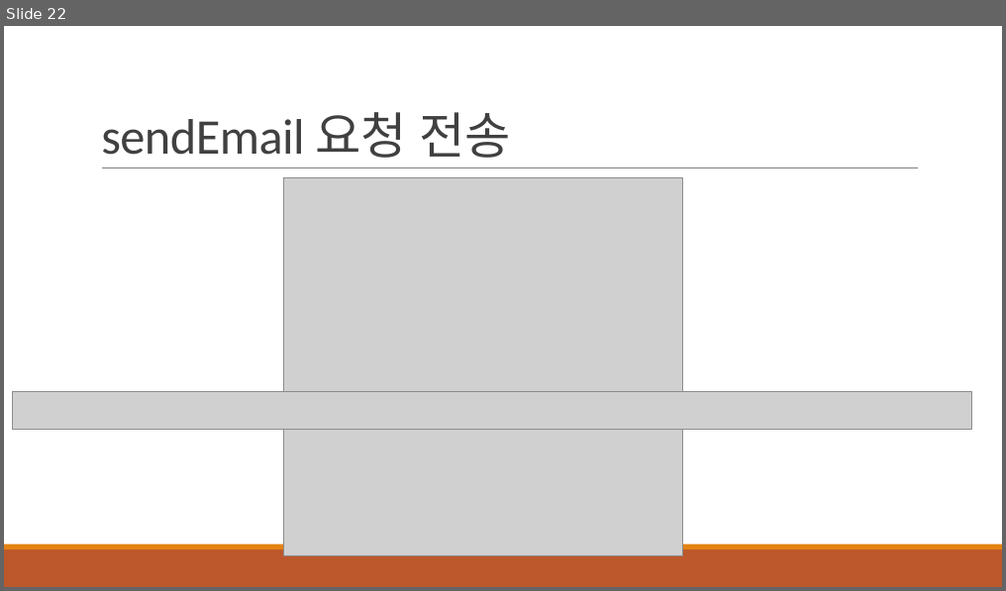
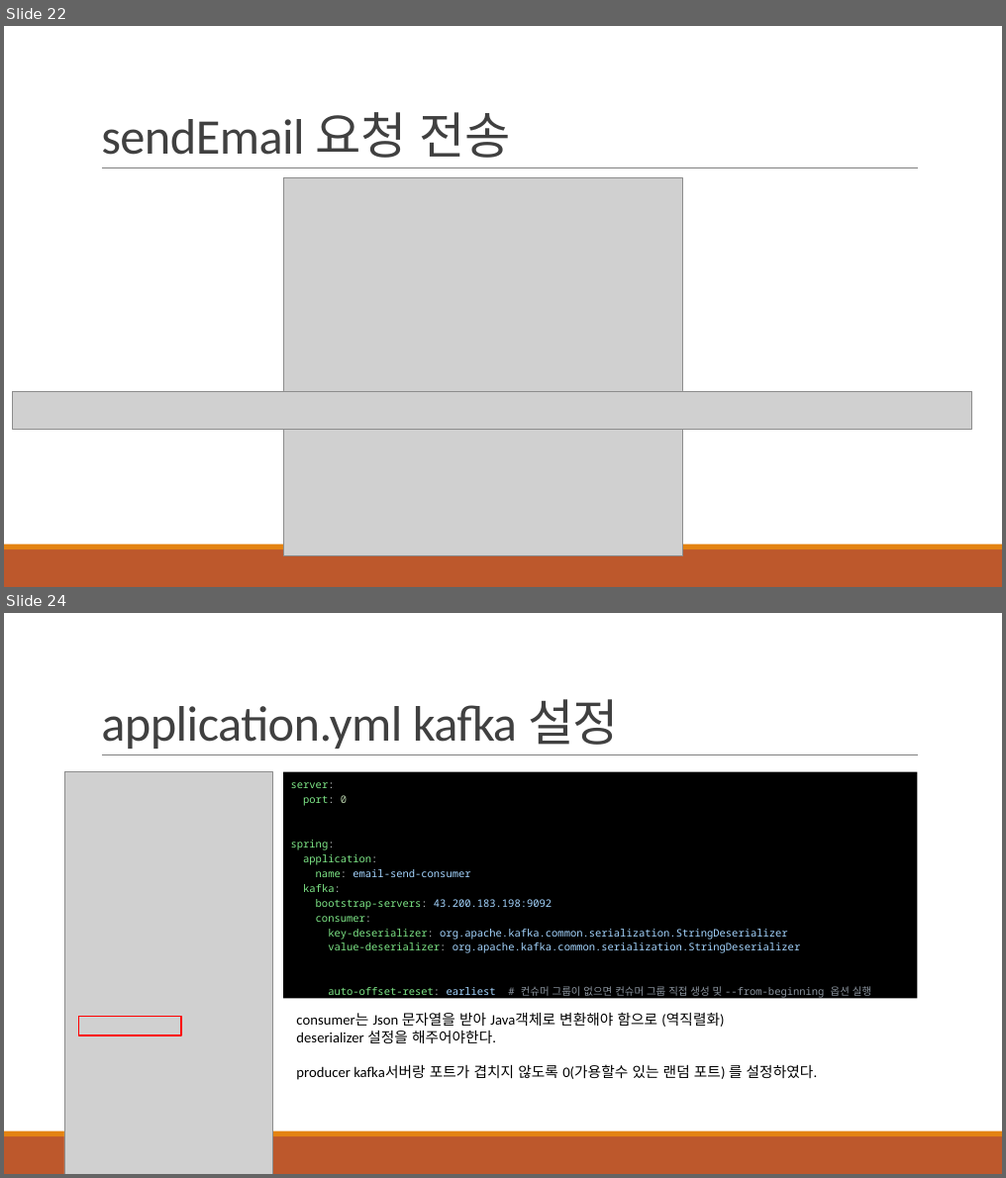
Before and after one commit to khb3025/kafka, a slide deck: ppt/2.Kafka 기본 개념.pptx. Shown one above the other, each under a label of ours: slide 22 before the commit, slides 22 and 24 after it; the slides between them are not shown. The pictures are 1006x591 and 1006x1178 pixels, drawn with LibreOffice and Linux fonts; fonts in the diff are those of the drawing; grey boxes stand for pictures. Boxes give left, top, right and bottom in pixels: in the first picture for what was removed or moved away, otherwise in the second. Text is boxed around its words. In the diff, an @@ line names an element or a change of style, - is before the commit and + after.

Commit message:
feat : springboot(kafka consumer서버) 작성

```diff
--- a/ppt/2.Kafka 기본 개념.pptx
+++ b/ppt/2.Kafka 기본 개념.pptx
@@ slide 24 added at <box>4,613,1002,1174</box>, background #FFFFFF; not listed: 3 template elements that a slide beside it also shows @@
@@ title added at <box>101,699,619,749</box>, 48 pt, text #404040 @@
+application.yml kafka 설정
@@ picture added at <box>64,772,272,1174</box> @@
@@ rectangle added at <box>283,772,918,999</box>, fill #000000, 10 pt, text #A5D6FF @@
+server:
+port: 0
+spring:
+application:
+name: email-send-consumer
+kafka:
+bootstrap-servers: 43.200.183.198:9092
+consumer:
+key-deserializer: org.apache.kafka.common.serialization.StringDeserializer
+value-deserializer: org.apache.kafka.common.serialization.StringDeserializer
+auto-offset-reset: earliest # 컨슈머 그룹이 없으면 컨슈머 그룹 직접 생성 및 --from-beginning 옵션 실행
@@ rectangle added at <box>79,1017,181,1036</box>, outline #FF0000 1.25 pt @@
@@ text added at <box>296,1012,818,1080</box>, 14 pt, text #000000 @@
+consumer는 Json 문자열을 받아 Java객체로 변환해야 함으로 (역직렬화)
+deserializer 설정을 해주어야한다.
+producer kafka서버랑 포트가 겹치지 않도록 0(가용할수 있는 랜덤 포트) 를 설정하였다.
```
Also in this commit, not shown: 6 other slides added, 14 other files.
